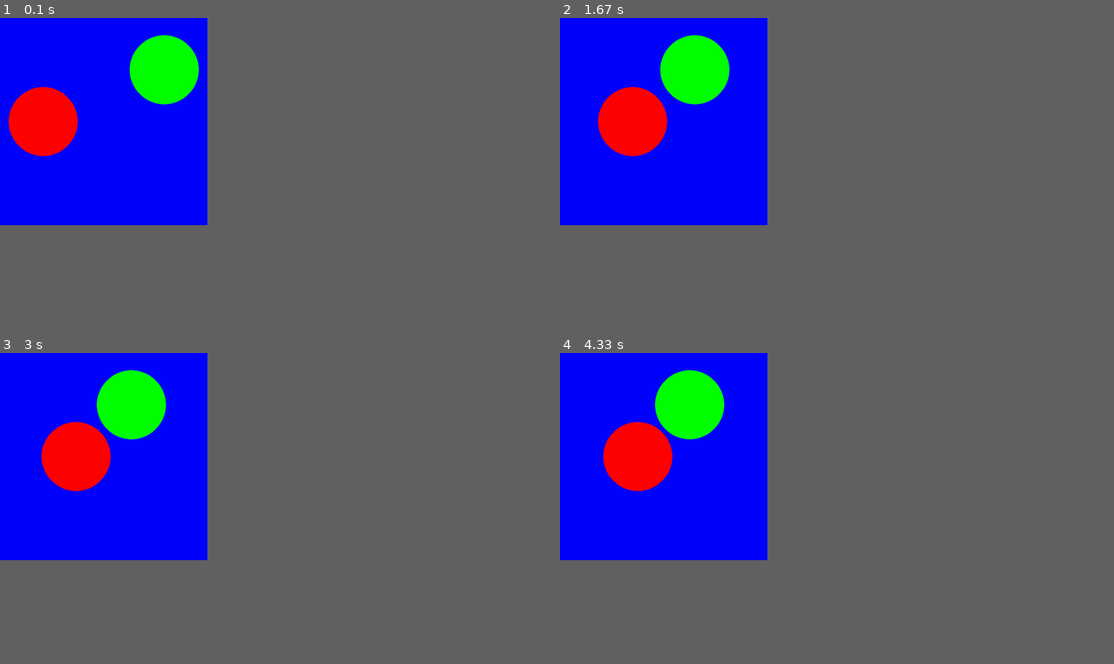
Above: before the commit, frames 1-4 (two rows, left to right).
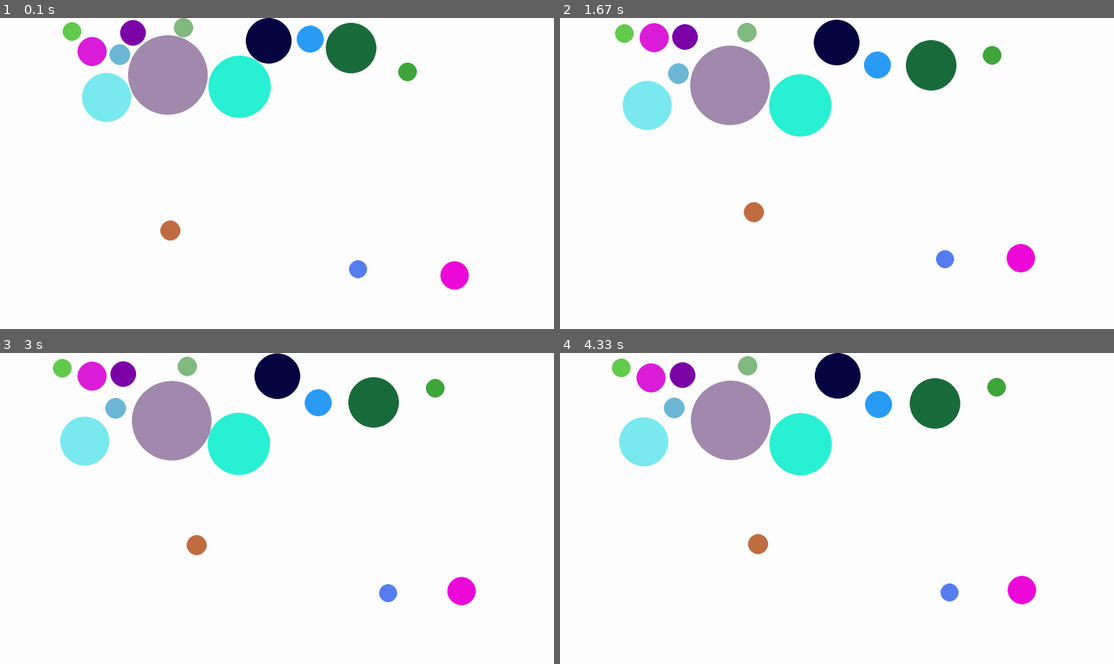
Above: after the commit, the same moments.

Repository: MestreLion/rainballs
Game: pygame game, started from rainballs.py
Same seed, same stepped clock (60 frames per second), same inputs: the game is played once before the commit and once after it. The source is Python 2; it was converted automatically to run under Python 3.
Inputs:
- Up to frame 1 (0.1 s): no input
- Up to frame 2 (1.67 s): tap Enter at 0.33 s; tap Space at 0.67, 1.07, 1.57 s
- Up to frame 3 (3 s): tap Space at 2.17, 2.95 s
- Up to frame 4 (4.33 s): tap Space at 3.85 s
The window is 337x337 before the commit and 900x506 after it. Grey fills any space a smaller window leaves; there, only what the larger window draws over its background counts as a difference.

The runs differ from the first frame. In frame 1, 30% of the frame differs, in the area x 0-85%, y 0-88%; in frame 2, 30%; in frame 3, 30%; in frame 4, 30%.

Commit message:
back to billiards table

Diff:
--- a/rainballs.py
+++ b/rainballs.py
@@ -32,10 +32,10 @@
 # General options
 BENCHMARK = False
 FULLSCREEN = False
-DEBUG = True
+DEBUG = False
 AUTOPLAY = True
 TRACE = False
-BALLS = 2
+BALLS = 15
 
 
 # Colors
@@ -47,9 +47,9 @@
 
 
 # Render stuff
-SCREEN_SIZE = (600, 600)     # Fullscreen ignores this and always use desktop resolution
+SCREEN_SIZE = (1600, 900)     # Fullscreen ignores this and always use desktop resolution
 FPS = 0 if BENCHMARK else 60  # 0 for unbounded
-BG_COLOR = BLUE
+BG_COLOR = WHITE
 
 
 # Physics stuff - Units in pixels/second
@@ -65,9 +65,9 @@
 
 
 # Ball initial values
-radius = 100
+radius = 120
 pos = [100, 300]
-vel = [300, 0]
+vel = [250, 250]
 elast = (1, 0.7)
 
 
@@ -179,7 +179,7 @@
 
 
     def collide(self, other):
-        # Do nothing for self "collisions"
+        # Do nothing on self "collisions"
         if other is self:
             return
 
@@ -200,8 +200,9 @@
         dvmag = math.sqrt(mag2)
         overlap = abs(dvmag - radsum)
 
-        print "collide! %r %r at [%.2f, %.2f], %.2f overlap" % (
-            self.color, other.color, self.position[0], self.position[0], overlap)
+        if args.debug:
+            print "collide! %r %r at [%.2f, %.2f], %.2f overlap" % (
+                self.color, other.color, self.position[0], self.position[0], overlap)
 
         # Calculate the normal, the unit vector from centers to collision point
         # It always points in direction from self towards other
@@ -274,16 +275,13 @@
 
     # Create the balls
     balls = pygame.sprite.Group()
-    balls.add(Ball(color=RED,   radius=radius, position=pos, velocity=vel))
-    balls.add(Ball(color=GREEN, radius=radius,
-                   position=[500, pos[1]+150], velocity=[-vel[0],vel[1]]))
-#     for _ in xrange(BALLS):
-#         balls.add(Ball(color=(randint(0,255), randint(0,255), randint(0,255)),
-#                        radius=randint(10, radius),
-#                        position=[randint(100, screen.get_size()[0]-radius),
-#                                  randint(100, screen.get_size()[0]-radius)],
-#                        velocity=[randint(50, vel[0]), randint(50, vel[1])],
-#                        ))
+    for _ in xrange(BALLS):
+        balls.add(Ball(color=(randint(0,255), randint(0,255), randint(0,255)),
+                       radius=randint(10, radius),
+                       position=[randint(100, screen.get_size()[0]-radius),
+                                 randint(100, screen.get_size()[0]-radius)],
+                       velocity=[randint(50, 50+vel[0]), randint(50, 50+vel[1])],
+                       ))
 
     # -------- Main Game Loop -----------
     trace = TRACE
@@ -335,12 +333,10 @@
             balls.update()  # real dt: elapsed/1000.
 
             # Collision detection and resolution
-            # TODO: remove ball from balls (use temp group) after processing, to avoid redundant checks
-            for ball in balls:
-                for other in pygame.sprite.spritecollide(ball, balls, False):
-                    if other is not ball:
-                        ball.collide(other)
-                break
+            balllist = list(balls)
+            for i, ball in enumerate(balllist[:-1]):
+                for other in pygame.sprite.spritecollide(ball, balllist[i+1:], False):
+                    ball.collide(other)
 
             # Draw
             t2 = pygame.time.get_ticks()
